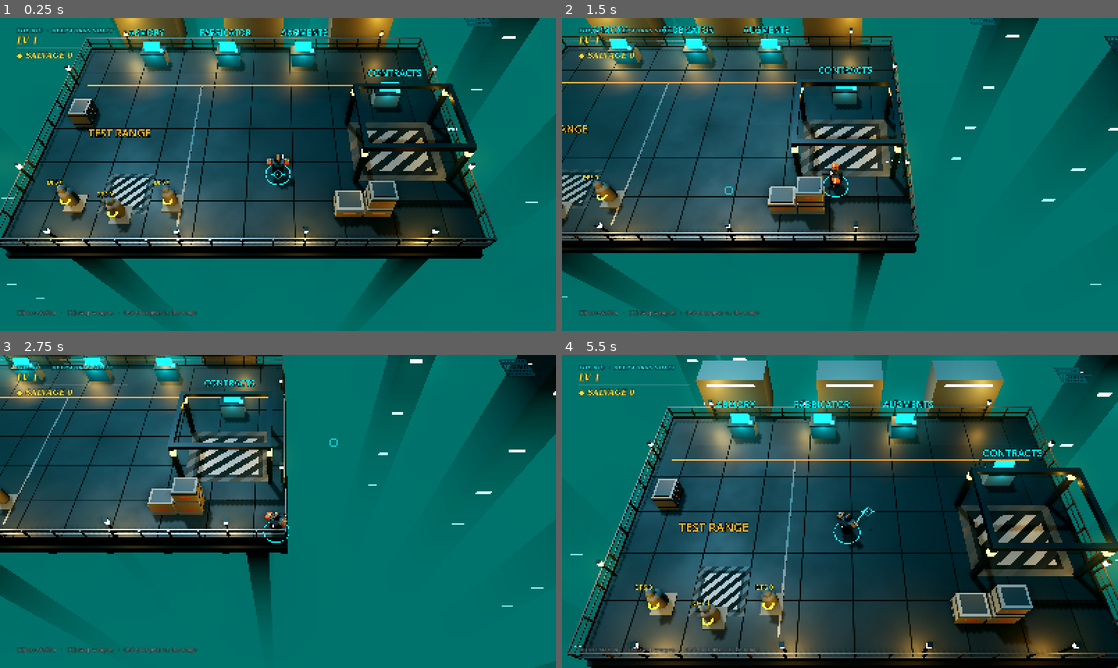
Above: before the commit, frames 1-4 (two rows, left to right).
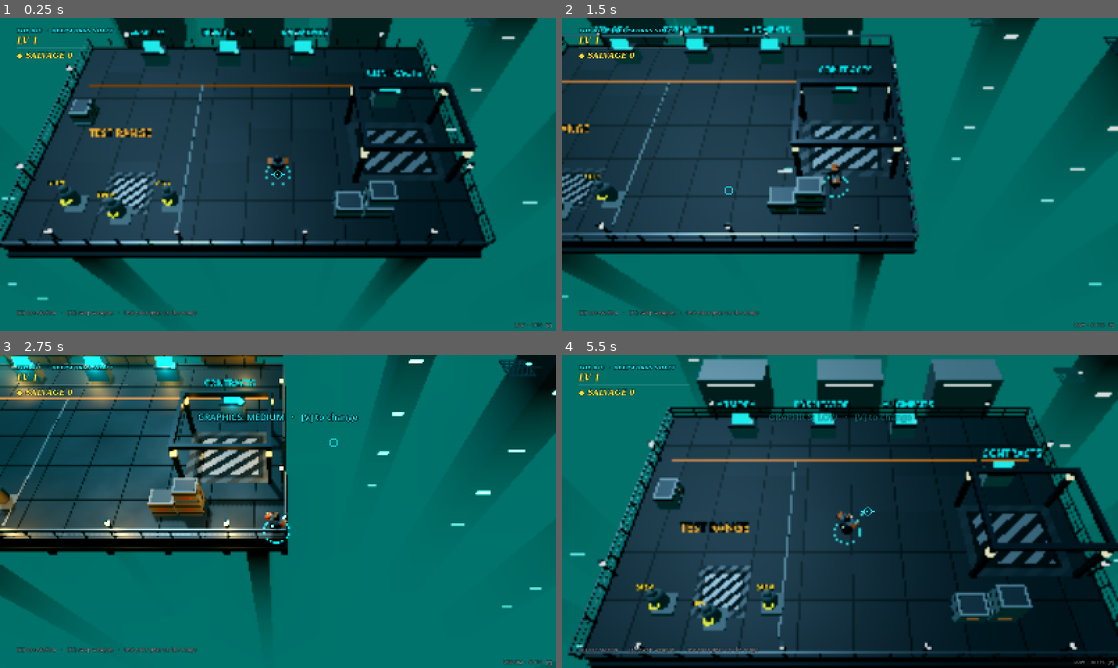
Above: after the commit, the same moments.

Repository: aronew/Combat
Game: Godot game, scene res://scenes/hub.tscn
Same seed, same stepped clock (60 frames per second), same inputs: the game is played once before the commit and once after it.
Inputs (mouse positions are in pixels of both pictures, inside the frame that each line leads up to):
- Up to frame 1 (0.25 s): no input
- Up to frame 2 (1.5 s): tap Enter at 0.5 s; move the mouse to (962, 158) at 0.52 s; press the mouse at (962, 158) at 0.53 s; hold D (move_right) 0.53-1.28 s; tap E (interact) at 0.8, 1.35 s; move the mouse to (728, 190) at 1.27 s; release the mouse at (728, 190) at 1.28 s; hold S (move_down) from 1.28 s (still down); click (728, 190) at 1.42 s
- Up to frame 3 (2.75 s): tap V (graphics_quality, bound only after the commit) at 1.55 s; move the mouse to (333, 442) at 2.02 s; release S (move_down) at 2.03 s; hold D (move_right) from 2.03 s (still down); hold V (graphics_quality, bound only after the commit) from 2.03 s (still down); click (333, 442) at 2.3 s
- Up to frame 4 (5.5 s): move the mouse to (812, 574) at 2.77 s; release D (move_right) at 2.78 s; release V (graphics_quality, bound only after the commit) at 2.78 s; hold W (move_up) 2.78-3.53 s; tap Space (dash) at 2.85 s; click (812, 574) at 2.92 s; tap E (interact) at 3.05, 4.35 s; move the mouse to (1006, 558) at 3.52 s; press the mouse at (1006, 558) at 3.53 s; hold A (move_left) 3.53-5.03 s; tap V (graphics_quality, bound only after the commit) at 3.8 s; move the mouse to (673, 464) at 4.27 s; release the mouse at (673, 464) at 4.28 s; click (673, 464) at 4.55 s; move the mouse to (867, 511) at 5.02 s; hold S (move_down) from 5.03 s (still down); hold E (interact) from 5.03 s (still down); tap Q (swap_weapon) at 5.1 s; click (867, 511) at 5.17 s

The runs differ from the first frame. In frame 1, 28% of the frame differs, in the area x 0-100%, y 0-100%; in frame 2, 24%; in frame 3, 6.3%; in frame 4, 38%.

Commit message:
Graphics quality toggle (V) for low-end machines; Compatibility fixes
- New Graphics autoload: V cycles HIGH / MEDIUM / LOW, saved to
  user://settings.cfg, re-applied on every scene; FPS readout in corner
- LOW: no volumetric fog, SSAO, glow, shadows or point lights, cheap
  floor shader, 67% render scale, brighter ambient, lower bug cap
- Compatibility renderer: bolts use shared per-colour materials instead
  of instance uniforms (which overflowed), fog volume skipped; defaults
  to LOW there
- Measured on a software renderer: LOW ~4x HIGH FPS (Forward+), ~5-6x
  on Compatibility

Co-Authored-By: Claude Opus 5.5 <noreply@anthropic.com>
Claude-Session: https://claude.ai/code/session_01QWKpnCzBbynjYCzEk5fHWZ

Diff:
--- a/project.godot
+++ b/project.godot
@@ -20,6 +20,7 @@
 
 Game="*res://scripts/game.gd"
 Profile="*res://scripts/profile.gd"
+Graphics="*res://scripts/graphics.gd"
 
 [display]
 
@@ -62,6 +63,10 @@
 "deadzone": 0.2,
 "events": [Object(InputEventKey,"device":-1,"physical_keycode":69,"unicode":101), Object(InputEventJoypadButton,"device":-1,"button_index":2,"pressed":true)]
 }
+graphics_quality={
+"deadzone": 0.2,
+"events": [Object(InputEventKey,"device":-1,"physical_keycode":86,"unicode":118)]
+}
 restart={
 "deadzone": 0.2,
 "events": [Object(InputEventKey,"device":-1,"physical_keycode":82,"unicode":114), Object(InputEventJoypadButton,"device":-1,"button_index":6,"pressed":true)]
--- a/scripts/fx.gd
+++ b/scripts/fx.gd
@@ -197,6 +197,8 @@
 ## Big fiery blast with a light flash (barrels, bursters).
 func explosion(pos: Vector3, size := 2.0) -> void:
 	burst(pos, Vector3.ZERO, size, Color("ff8a1e"), true)
+	if Graphics.is_low():
+		return  # point lights are the expensive part on weak GPUs
 	var l := _lights[_light_i]
 	_light_t[_light_i] = 0.3
 	_light_i = (_light_i + 1) % _lights.size()
--- /dev/null
+++ b/scripts/graphics.gd
@@ -0,0 +1,175 @@
+extends Node
+## Autoload "Graphics": press V to cycle HIGH -> MEDIUM -> LOW quality, for
+## low-end machines (Chromebooks, integrated GPUs). The choice is saved to
+## user://settings.cfg and re-applied on every scene change.
+##
+##   HIGH    everything (volumetric fog, SSAO, glow, shadows, all lamp lights)
+##   MEDIUM  no volumetric fog / SSAO, 85% render resolution
+##   LOW     also no glow, no shadows, no lamp/point lights, cheap floor shader,
+##           67% render resolution, brighter ambient light to compensate, and
+##           a lower cap on how many bugs can be alive at once
+## On the Compatibility (OpenGL) renderer the default is LOW.
+
+enum Quality { HIGH, MEDIUM, LOW }
+const NAMES := ["HIGH", "MEDIUM", "LOW"]
+const PATH := "user://settings.cfg"
+const RENDER_SCALE := [1.0, 0.85, 0.67]
+
+var quality := Quality.HIGH
+
+var _scene: Node
+var _layer: CanvasLayer
+var _fps: Label
+var _toast: Label
+var _toast_t := 0.0
+var _fps_t := 0.0
+var _floor_high: Shader = preload("res://scripts/shaders/floor.gdshader")
+var _floor_low: Shader = preload("res://scripts/shaders/floor_low.gdshader")
+
+
+func _ready() -> void:
+	process_mode = Node.PROCESS_MODE_ALWAYS
+	var cfg := ConfigFile.new()
+	if cfg.load(PATH) == OK:
+		quality = clampi(int(cfg.get_value("graphics", "quality", 0)), 0, 2)
+	elif RenderingServer.get_current_rendering_method() == "gl_compatibility":
+		quality = Quality.LOW
+	_build_overlay()
+	get_tree().node_added.connect(_on_node_added)
+
+
+func _unhandled_input(event: InputEvent) -> void:
+	if event.is_action_pressed("graphics_quality"):
+		set_quality((quality + 1) % 3)
+		get_viewport().set_input_as_handled()
+
+
+func set_quality(q: int) -> void:
+	quality = q
+	var cfg := ConfigFile.new()
+	cfg.set_value("graphics", "quality", quality)
+	cfg.save(PATH)
+	apply()
+	_show_toast("GRAPHICS: %s   ·   [V] to change" % NAMES[quality])
+
+
+func is_low() -> bool:
+	return quality == Quality.LOW
+
+
+func _process(delta: float) -> void:
+	var scene := get_tree().current_scene
+	if scene != _scene and scene != null and scene.is_node_ready():
+		_scene = scene
+		apply()
+	_fps_t -= delta
+	if _fps_t <= 0.0:
+		_fps_t = 0.5
+		_fps.text = "%s  ·  %d FPS   [V]" % [NAMES[quality], Engine.get_frames_per_second()]
+	if _toast_t > 0.0:
+		_toast_t -= delta
+		_toast.modulate.a = clampf(_toast_t, 0.0, 1.0)
+
+
+## Push the current quality onto the running scene.
+func apply() -> void:
+	var scene := get_tree().current_scene
+	if scene == null:
+		return
+	var vp := get_viewport()
+	vp.scaling_3d_mode = Viewport.SCALING_3D_MODE_BILINEAR
+	vp.scaling_3d_scale = RENDER_SCALE[quality]
+	vp.screen_space_aa = Viewport.SCREEN_SPACE_AA_FXAA if quality != Quality.LOW else Viewport.SCREEN_SPACE_AA_DISABLED
+
+	var env := scene.find_child("WorldEnvironment", true, false)
+	if env and "volumetric_enabled" in env:
+		if not env.has_meta("gfx_ambient"):
+			env.set_meta("gfx_ambient", env.ambient_energy)
+		env.volumetric_enabled = quality == Quality.HIGH
+		env.ssao_enabled = quality == Quality.HIGH
+		env.glow_enabled = quality != Quality.LOW
+		env.ambient_energy = float(env.get_meta("gfx_ambient")) * (2.6 if quality == Quality.LOW else 1.0)
+
+	for n in scene.find_children("*", "DirectionalLight3D", true, false):
+		var d := n as DirectionalLight3D
+		if not d.has_meta("gfx_energy"):
+			d.set_meta("gfx_energy", d.light_energy)
+		d.shadow_enabled = quality != Quality.LOW
+		d.light_energy = float(d.get_meta("gfx_energy")) * (1.35 if quality == Quality.LOW else 1.0)
+	for n in scene.find_children("*", "OmniLight3D", true, false):
+		_apply_light(n)
+	for n in scene.find_children("*", "FogVolume", true, false):
+		(n as FogVolume).visible = quality == Quality.HIGH
+
+	for lvl in [scene.get_node_or_null("Level"), scene.get_node_or_null("HubLevel")]:
+		if lvl and lvl.has_method("floor_material"):
+			var m: ShaderMaterial = lvl.floor_material()
+			if m:
+				m.shader = _floor_low if quality == Quality.LOW else _floor_high
+
+	# CPU side: fewer bugs alive at once on LOW.
+	if Game.spawner:
+		if not Game.spawner.has_meta("gfx_cap"):
+			Game.spawner.set_meta("gfx_cap", Game.spawner.max_alive)
+		Game.spawner.max_alive = mini(int(Game.spawner.get_meta("gfx_cap")), 110) if quality == Quality.LOW else int(Game.spawner.get_meta("gfx_cap"))
+	if Game.director:
+		if not Game.director.has_meta("gfx_cap"):
+			Game.director.set_meta("gfx_cap", Game.director.max_alive_alarm)
+		Game.director.max_alive_alarm = mini(int(Game.director.get_meta("gfx_cap")), 95) if quality == Quality.LOW else int(Game.director.get_meta("gfx_cap"))
+
+
+## Point lights are the most expensive thing on weak GPUs (especially on the
+## Compatibility renderer, which draws objects once per light). LOW hides them.
+func _apply_light(l: OmniLight3D) -> void:
+	if quality == Quality.LOW:
+		if l.visible:
+			l.set_meta("gfx_hidden", true)
+			l.visible = false
+	elif l.has_meta("gfx_hidden"):
+		l.remove_meta("gfx_hidden")
+		l.visible = true
+
+
+func _on_node_added(n: Node) -> void:
+	if quality == Quality.LOW and n is OmniLight3D:
+		_apply_light.call_deferred(n)
+	elif quality != Quality.HIGH and n is FogVolume:
+		(n as FogVolume).set_deferred("visible", false)
+
+
+func _build_overlay() -> void:
+	_layer = CanvasLayer.new()
+	_layer.layer = 100
+	add_child(_layer)
+	_fps = Label.new()
+	_fps.add_theme_font_size_override("font_size", 13)
+	_fps.add_theme_color_override("font_color", Color(1, 1, 1, 0.55))
+	_fps.add_theme_constant_override("outline_size", 4)
+	_fps.add_theme_color_override("font_outline_color", Color(0, 0, 0, 0.8))
+	_fps.set_anchors_preset(Control.PRESET_BOTTOM_RIGHT)
+	_fps.offset_left = -260
+	_fps.offset_top = -26
+	_fps.offset_right = -12
+	_fps.offset_bottom = -6
+	_fps.horizontal_alignment = HORIZONTAL_ALIGNMENT_RIGHT
+	_fps.mouse_filter = Control.MOUSE_FILTER_IGNORE
+	_layer.add_child(_fps)
+	_toast = Label.new()
+	_toast.add_theme_font_size_override("font_size", 26)
+	_toast.add_theme_color_override("font_color", Color("19f4ff"))
+	_toast.add_theme_constant_override("outline_size", 8)
+	_toast.add_theme_color_override("font_outline_color", Color(0, 0, 0, 0.9))
+	_toast.set_anchors_preset(Control.PRESET_CENTER_TOP)
+	_toast.offset_left = -400
+	_toast.offset_right = 400
+	_toast.offset_top = 160
+	_toast.offset_bottom = 200
+	_toast.horizontal_alignment = HORIZONTAL_ALIGNMENT_CENTER
+	_toast.mouse_filter = Control.MOUSE_FILTER_IGNORE
+	_toast.modulate.a = 0.0
+	_layer.add_child(_toast)
+
+
+func _show_toast(text: String) -> void:
+	_toast.text = text
+	_toast_t = 2.0
--- a/scripts/hub/hub_level.gd
+++ b/scripts/hub/hub_level.gd
@@ -14,6 +14,11 @@
 var stations := {}  ## "armory" / "fabricator" / "augments" / "contracts" -> Interactable
 
 var _kit: LevelKit
+
+
+## The deck material (Graphics swaps its shader for a cheaper one on LOW).
+func floor_material() -> ShaderMaterial:
+	return _kit.mats.get("floor") if _kit else null
 
 
 func _ready() -> void:
--- a/scripts/level/level.gd
+++ b/scripts/level/level.gd
@@ -69,6 +69,11 @@
 var turret_spots: Array[Dictionary] = []
 
 var _kit: LevelKit
+
+
+## The deck material (Graphics swaps its shader for a cheaper one on LOW).
+func floor_material() -> ShaderMaterial:
+	return _kit.mats.get("floor") if _kit else null
 var _adj: Array = []  # region -> Array of portal indices
 var _next: Array = []  # [from][to] -> portal index (or -1)
 var _blockers: Array[Vector3] = []
--- a/scripts/level/level_kit.gd
+++ b/scripts/level/level_kit.gd
@@ -394,6 +394,9 @@
 		box(Vector3(3.0, 0.06, 0.06), cage + Vector3(0, 1.0, 1.47), mats.rail_dark, false, 0.0, false)
 		box(Vector3(0.4, 0.12, 0.05), cage + Vector3(0, 1.4, 1.5), mats.teal_strip, false, 0.0, false)
 
+	# Fog volumes need Forward+; the Compatibility renderer can't draw them.
+	if RenderingServer.get_current_rendering_method() == "gl_compatibility":
+		return
 	var fog := FogVolume.new()
 	fog.name = "VoidFog"
 	fog.size = Vector3(bounds.size.x + 400.0, 160.0, bounds.size.y + 400.0)
--- a/scripts/projectile.gd
+++ b/scripts/projectile.gd
@@ -17,6 +17,10 @@
 var _p := {}
 var _ray := PhysicsRayQueryParameters3D.new()
 
+## Shared materials per bolt colour: [glow, core]. A handful of colours exist
+## (one per gun archetype), so this stays tiny and needs no per-instance uniforms.
+static var _mats := {}
+
 @onready var glow: MeshInstance3D = $Glow
 @onready var core: MeshInstance3D = $Core
 
@@ -35,13 +39,25 @@
 	_p = payload
 	look_at(origin + _velocity, Vector3.UP)
 	var c: Color = payload.get("color", Color("19f4ff"))
-	glow.set_instance_shader_parameter("bolt_tint", c)
-	core.set_instance_shader_parameter("bolt_tint", c)
+	var m: Array = _material_for(c)
+	glow.material_override = m[0]
+	core.material_override = m[1]
 	var s: float = payload.get("scale", 1.0)
 	scale = Vector3(s, s, s * (1.0 + 0.4 * (s - 1.0)))
 	active = true
 	visible = true
 	set_physics_process(true)
+
+
+func _material_for(c: Color) -> Array:
+	var key := c.to_html()
+	if not _mats.has(key):
+		var g: ShaderMaterial = glow.material_override.duplicate()
+		var k: ShaderMaterial = core.material_override.duplicate()
+		g.set_shader_parameter("bolt_tint", c)
+		k.set_shader_parameter("bolt_tint", c)
+		_mats[key] = [g, k]
+	return _mats[key]
 
 
 func deactivate() -> void:
--- a/scripts/shaders/bolt.gdshader
+++ b/scripts/shaders/bolt.gdshader
@@ -1,9 +1,9 @@
-// Additive projectile glow; colour set per projectile via an instance uniform
-// (one shared material for the whole pool).
+// Additive projectile glow. Projectiles share one material per gun colour
+// (see Projectile._material_for), which works on every renderer.
 shader_type spatial;
 render_mode unshaded, blend_add, cull_disabled, depth_draw_never, shadows_disabled;
 
-instance uniform vec4 bolt_tint : source_color = vec4(0.1, 0.95, 1.0, 1.0);
+uniform vec4 bolt_tint : source_color = vec4(0.1, 0.95, 1.0, 1.0);
 uniform float energy = 3.0;
 uniform float edge_softness : hint_range(0.0, 1.0) = 0.5;
 uniform float core_whiteness : hint_range(0.0, 1.0) = 0.0;
--- /dev/null
+++ b/scripts/shaders/floor_low.gdshader
@@ -0,0 +1,32 @@
+// Cheap floor for LOW graphics: tile seams and per-tile tone only (no noise,
+// no hive veins). Accepts the same parameters as floor.gdshader.
+shader_type spatial;
+
+uniform vec3 base_color : source_color = vec3(0.16, 0.175, 0.19);
+uniform vec3 seam_color : source_color = vec3(0.05, 0.055, 0.06);
+uniform float tile_size = 3.0;
+uniform float seam_width = 0.05;
+uniform float tile_variation = 0.16;
+uniform float metallic_value : hint_range(0.0, 1.0) = 0.55;
+uniform float roughness_value : hint_range(0.0, 1.0) = 0.55;
+uniform vec3 hive_center = vec3(13.5, 0.0, -8.5);
+uniform float hive_radius = 8.0;
+
+varying vec3 world_pos;
+
+void vertex() {
+	world_pos = (MODEL_MATRIX * vec4(VERTEX, 1.0)).xyz;
+}
+
+void fragment() {
+	vec2 p = world_pos.xz / tile_size;
+	vec2 f = fract(p);
+	float edge = min(min(f.x, 1.0 - f.x), min(f.y, 1.0 - f.y)) * tile_size;
+	float seam = step(edge, seam_width);
+	float tone = 1.0 + (fract(sin(dot(floor(p), vec2(127.1, 311.7))) * 43758.5453) - 0.5) * tile_variation;
+	float infest = 1.0 - smoothstep(hive_radius * 0.3, hive_radius, length(world_pos.xz - hive_center.xz));
+	vec3 col = mix(base_color * tone, vec3(0.07, 0.11, 0.03), infest * 0.7);
+	ALBEDO = mix(col, seam_color, seam);
+	METALLIC = metallic_value;
+	ROUGHNESS = roughness_value;
+}
Not shown, added: scripts/graphics.gd.uid
Not shown, added: scripts/shaders/floor_low.gdshader.uid
